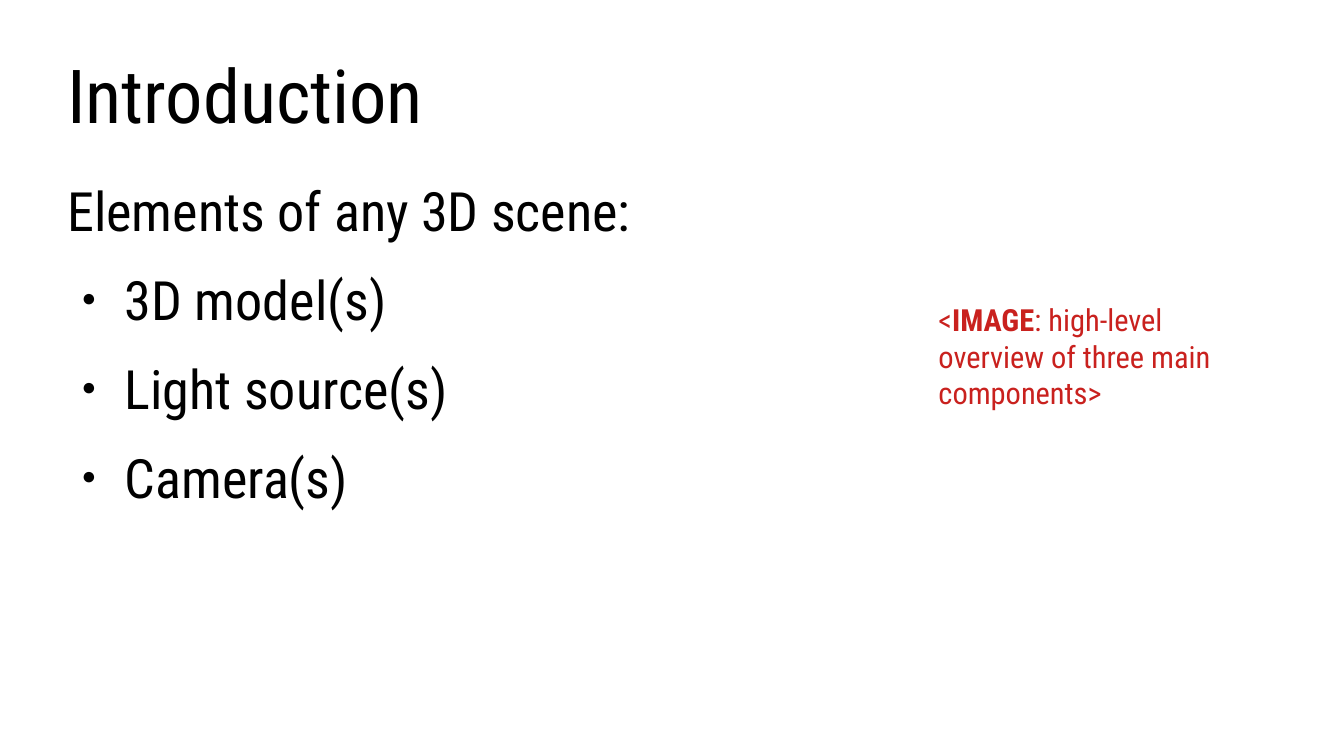
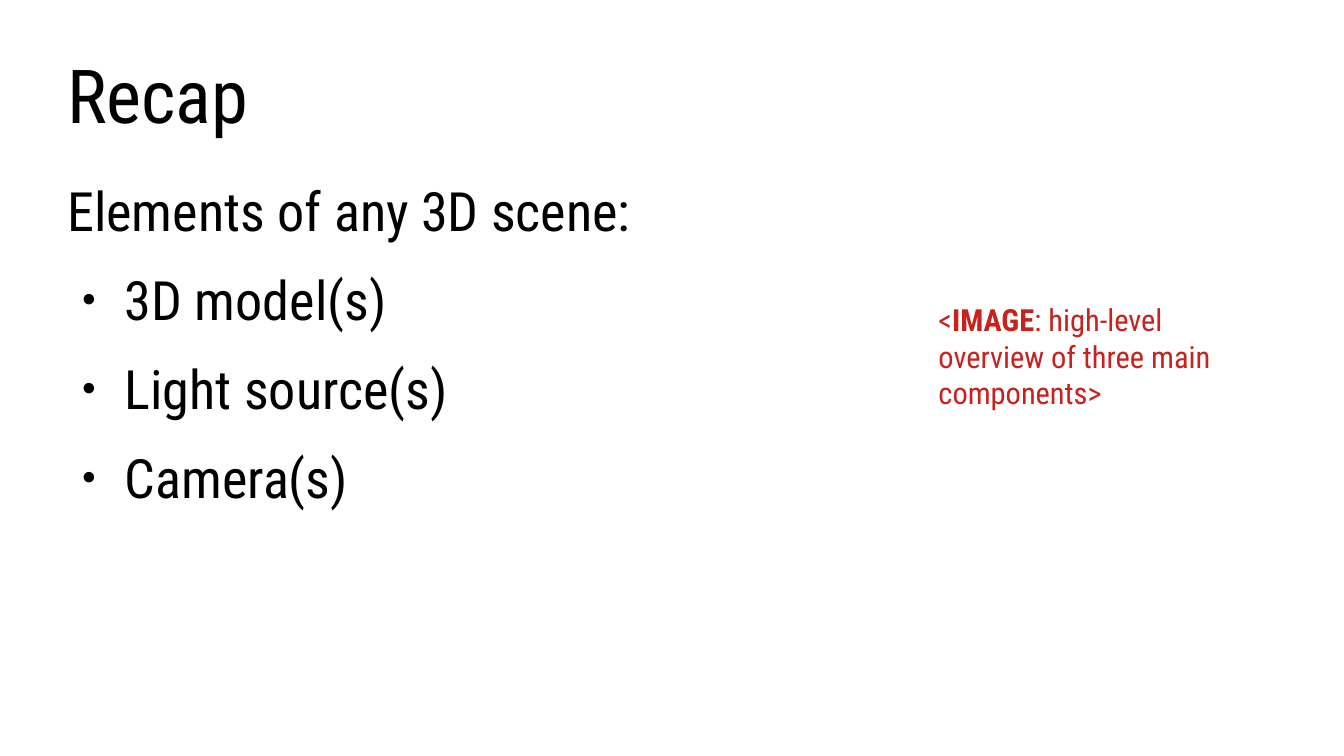
Before and after one commit to lorentzo/IntroductionToComputerGraphics, a slide deck: slide 6 of lectures/3_foundations_3d_scene/3_1_introduction_3d_scene.odp (slide 3 before the commit). Drawn at 1344x756 pixels with LibreOffice and Linux fonts; fonts in the diff are those of the drawing. Boxes give left, top, right and bottom in pixels: in the first picture for what was removed or moved away, otherwise in the second. Text is boxed around its words. In the diff, an @@ line names an element or a change of style, - is before the commit and + after.

```diff
--- a/lectures/3_foundations_3d_scene/3_1_introduction_3d_scene.odp
+++ b/lectures/3_foundations_3d_scene/3_1_introduction_3d_scene.odp
@@ title at (x1=67, y1=70, x2=248, y2=138): text changed @@
-Introduction
+Recap
```
Also in this commit, not shown: 3 other slides changed, 12 slides added, 14 other files.
